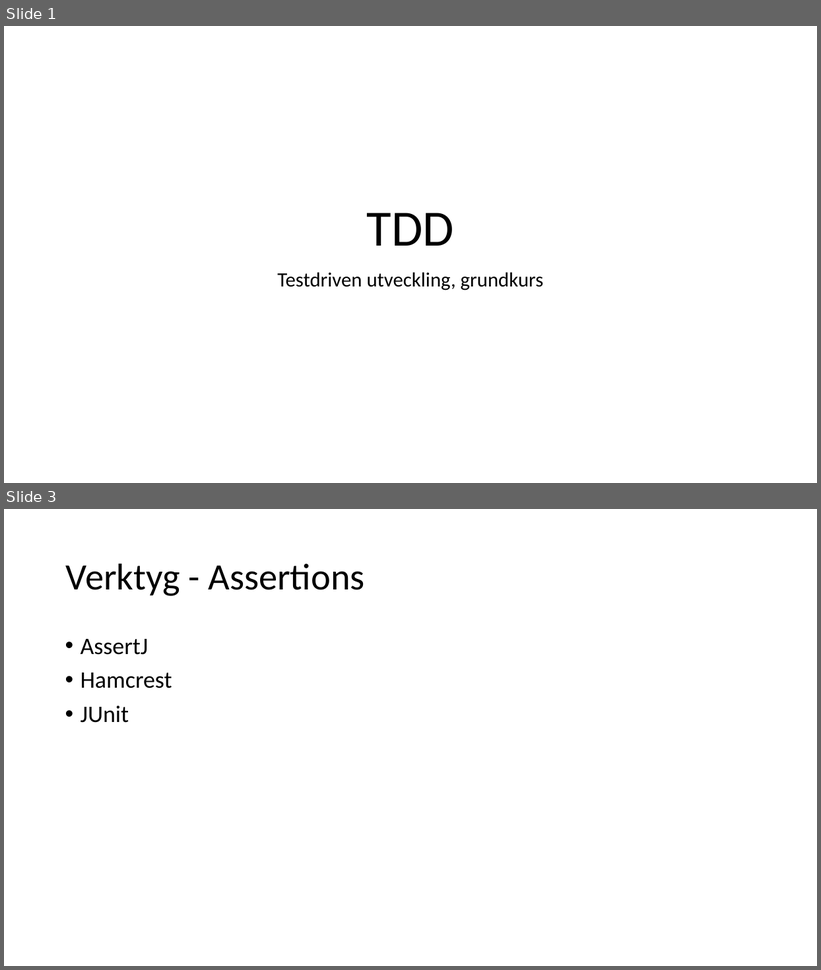
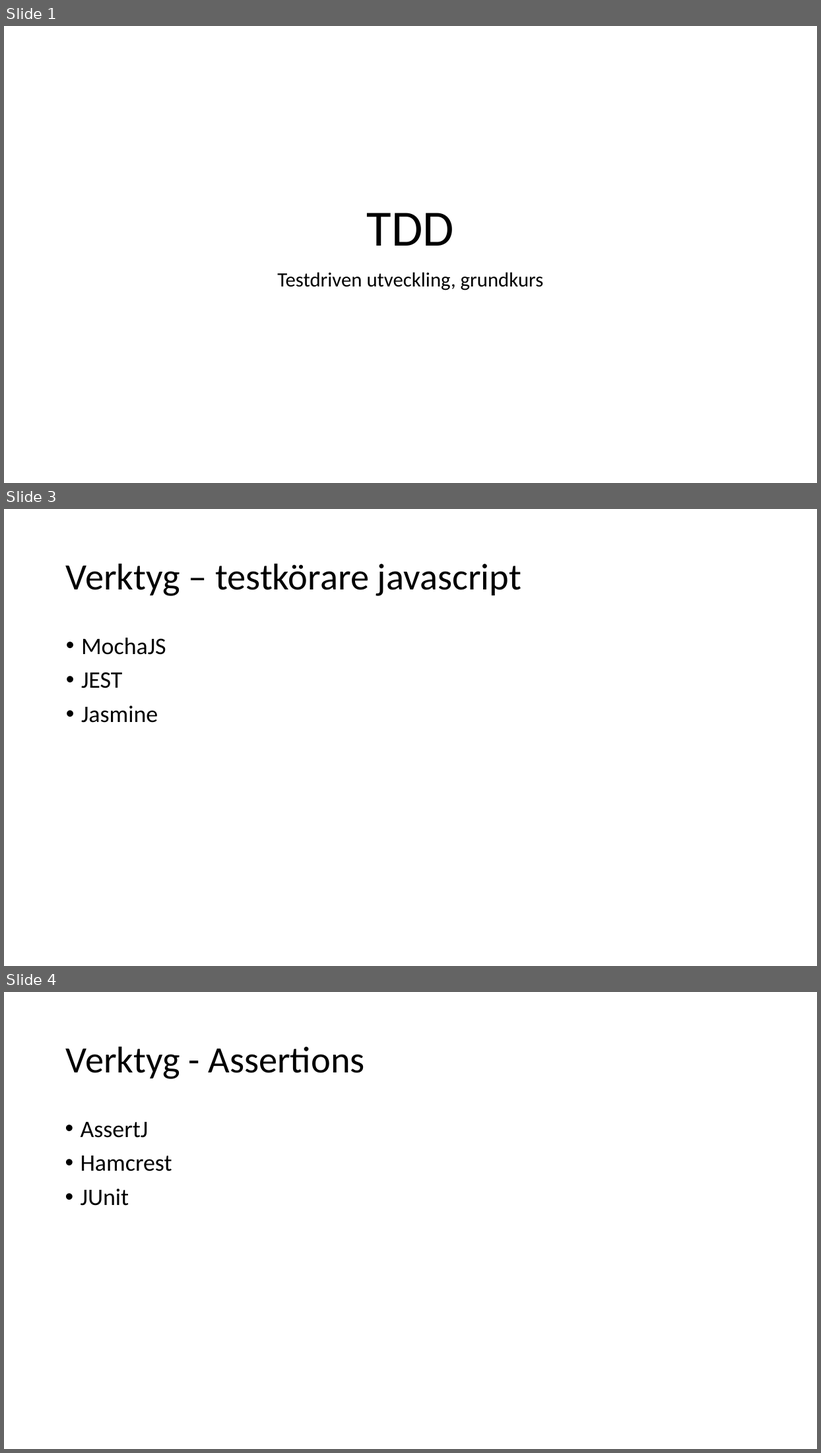
Before and after one commit to Omegapoint/tdd-lab, a slide deck: TDD.pptx. Shown one above the other, each under a label of ours: slides 1 and 3 before the commit, slides 1, 3 and 4 after it; the slides between them are not shown. The pictures are 821x970 and 821x1453 pixels, drawn with LibreOffice and Linux fonts; fonts in the diff are those of the drawing. Boxes give left, top, right and bottom in pixels: in the first picture for what was removed or moved away, otherwise in the second. Text is boxed around its words. In the diff, an @@ line names an element or a change of style, - is before the commit and + after.

```diff
--- a/TDD.pptx
+++ b/TDD.pptx
@@ slide 3 added at [4, 509, 817, 966], background #FFFFFF @@
@@ title added at [66, 563, 521, 596], 44 pt, text #000000 @@
+Verktyg – testkörare javascript
@@ text added at [81, 638, 166, 723], 28 pt, text #000000 @@
+• MochaJS
+• JEST
+• Jasmine
@@ what was slide 3 is now slide 4 @@
```
Also in this commit, not shown: 1 slide changed.
